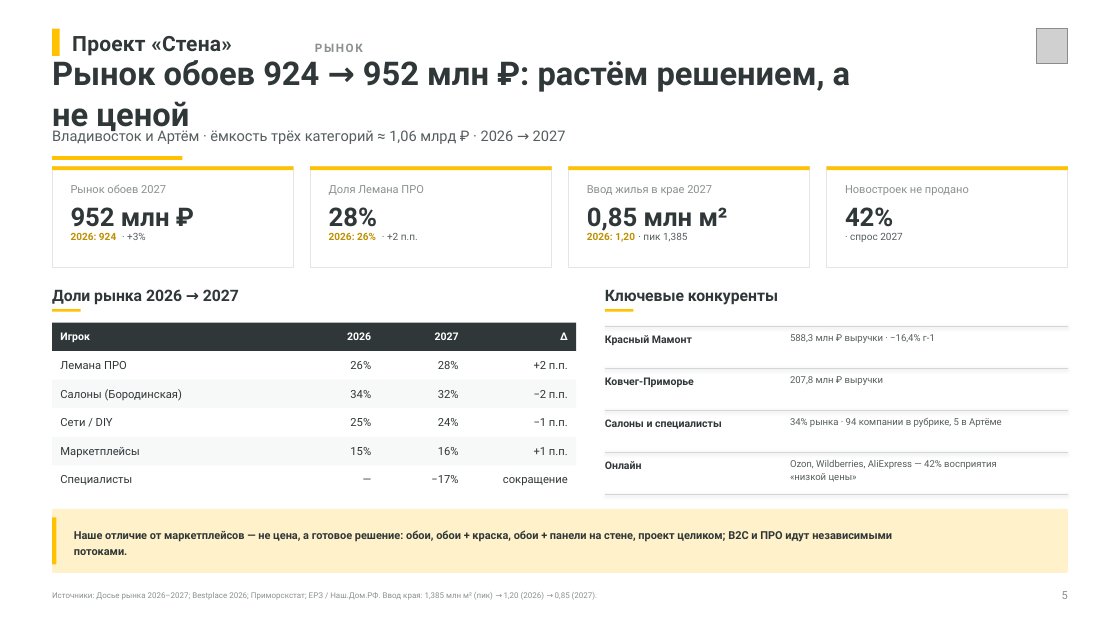
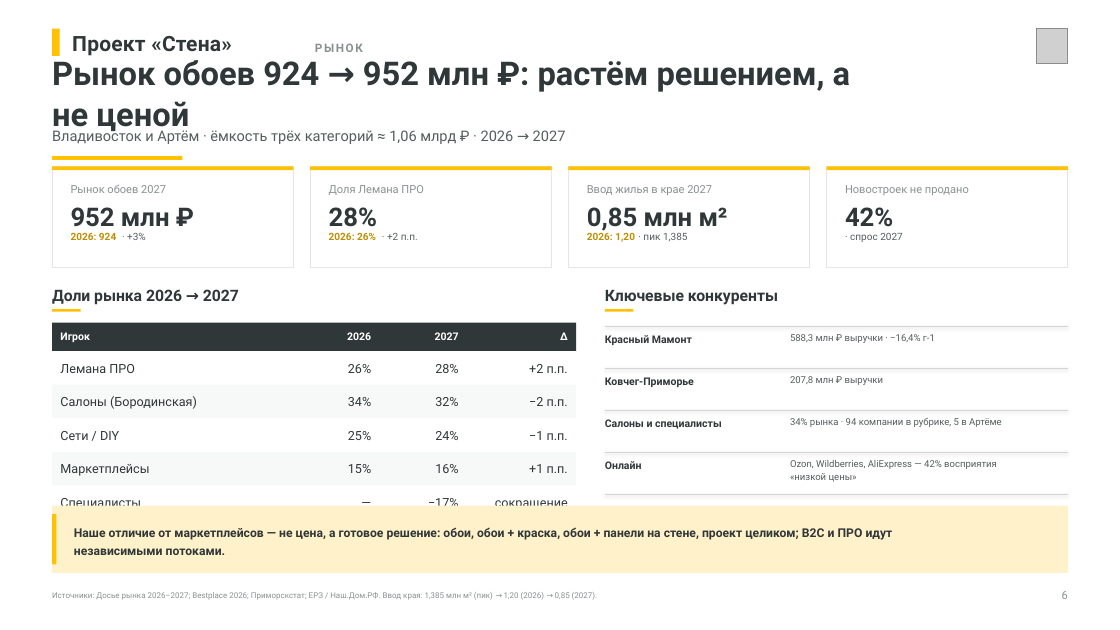
Before and after one commit to dmitrypalych44-ai/power-point, a slide deck: slide 6 of deliverables/Лемана_ПРО_Стратегия_Владивосток_2027.pptx (slide 5 before the commit). Drawn at 1120x630 pixels with LibreOffice and Linux fonts; fonts in the diff are those of the drawing; grey boxes stand for pictures. Boxes give left, top, right and bottom in pixels: in the first picture for what was removed or moved away, otherwise in the second. Text is boxed around its words. In the diff, an @@ line names an element or a change of style, - is before the commit and + after.

Commit message:
Стратегия: крупнее таблицы, меньше плотности, «Стена» одним проектом
- «Стена»: единая амбиция 615,5 млн ₽ (краски 300,0 + декор 315,5), новый слайд «декор»
- «Стена»: слайд «метрики» и новый слайд «план и риски» вместо одного плотного
- «Пол»: «18 инициатив» разбит на доступность/зал (+186) и ПРО/проекты (+393)
- «Кухни»: ремоделинг вынесен на отдельный слайд
- «Сад»: прогноз рынка вынесен на отдельный слайд, профиль клиента крупнее
- «Проектный центр», «Логистика», «Команда»: проектные шапки, крупнее таблицы и карточки
- Таблицы: размер 10,4–11,6 вместо 8,0–9,6, высоты строк пересчитаны
- Всего 29 слайдов

```diff
--- a/deliverables/Лемана_ПРО_Стратегия_Владивосток_2027.pptx
+++ b/deliverables/Лемана_ПРО_Стратегия_Владивосток_2027.pptx
@@ rectangle: place and size @@
-rectangle at [52,351,576,380]
+rectangle at [52,351,576,385]
@@ rectangle: place and size @@
-rectangle at [52,380,576,408]
+rectangle at [52,385,576,418]
@@ rectangle: place and size @@
-rectangle at [52,408,576,437]
+rectangle at [52,418,576,452]
@@ 4 texts: place and size @@
-4 texts at [60,389,568,401]
+4 texts at [60,396,568,409]
@@ 4 texts: place and size @@
-4 texts at [60,418,568,426]
+4 texts at [60,431,568,440]
@@ rectangle: place and size @@
-rectangle at [52,437,576,465]
+rectangle at [52,452,576,486]
@@ 4 texts: place and size @@
-4 texts at [60,447,568,458]
+4 texts at [60,464,568,476]
@@ rounded rectangle at [52,506,1068,573]: proportions changed @@
@@ rectangle: place and size @@
-rectangle at [52,465,576,494]
+rectangle at [52,486,576,519]
@@ size 9.6 to 10.8 pt in 20 elements at [60,364,135,373], [529,364,568,373], [348,364,371,373], [435,364,458,373], [60,396,197,409], [529,397,568,406], [348,397,371,406], [435,397,458,406], [60,431,119,440], [529,431,568,440], [348,431,371,440], [435,431,458,440], [60,464,149,476], [529,464,568,473], [348,464,371,473], [435,464,458,473], [60,495,141,506], [495,495,568,506], [428,498,459,506], [301,492,371,513] @@
@@ 4 texts: place and size @@
-4 texts at [60,471,568,490]
+4 texts at [60,492,568,513]
@@ rectangle: place and size @@
-rectangle at [52,518,56,565]
+rectangle at [52,514,56,565]
@@ text at [74,527,893,555]: text changed; size 9.4 to 10.4 pt @@
-Наше отличие от маркетплейсов — не цена, а готовое решение: обои, обои + краска, обои + панели на стене, проект целиком; B2C и ПРО идут независимыми
-потоками.
+Наше отличие от маркетплейсов — не цена, а готовое решение: обои, обои + краска, обои + панели на стене, проект целиком; B2C и ПРО идут
+независимыми потоками.
```
Also in this commit, not shown: 21 other slides changed, 5 slides added, 5 other files.
